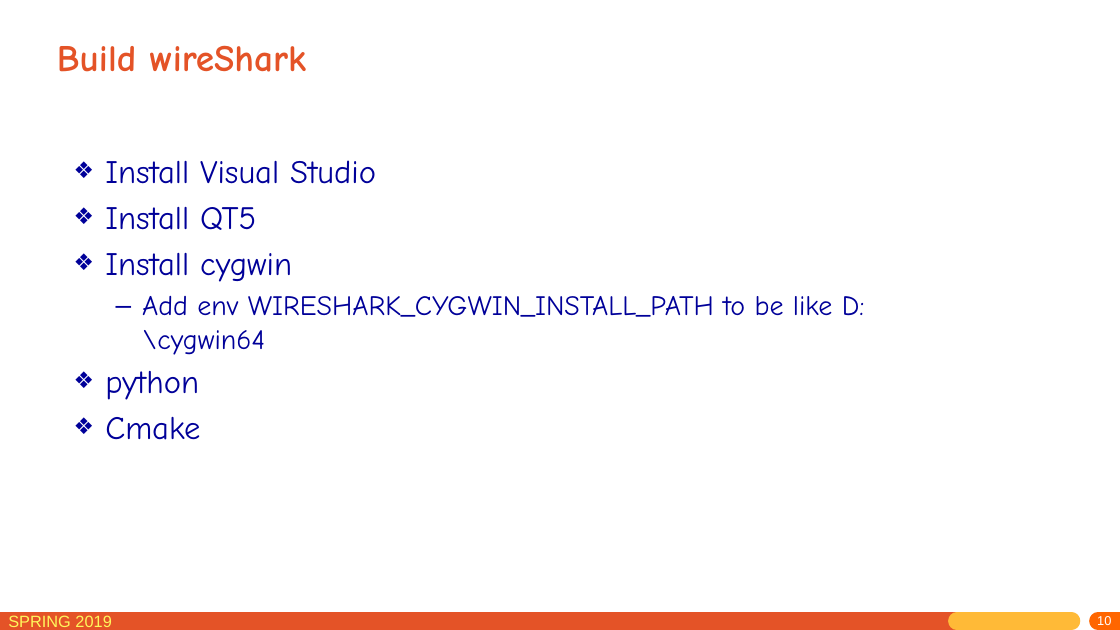
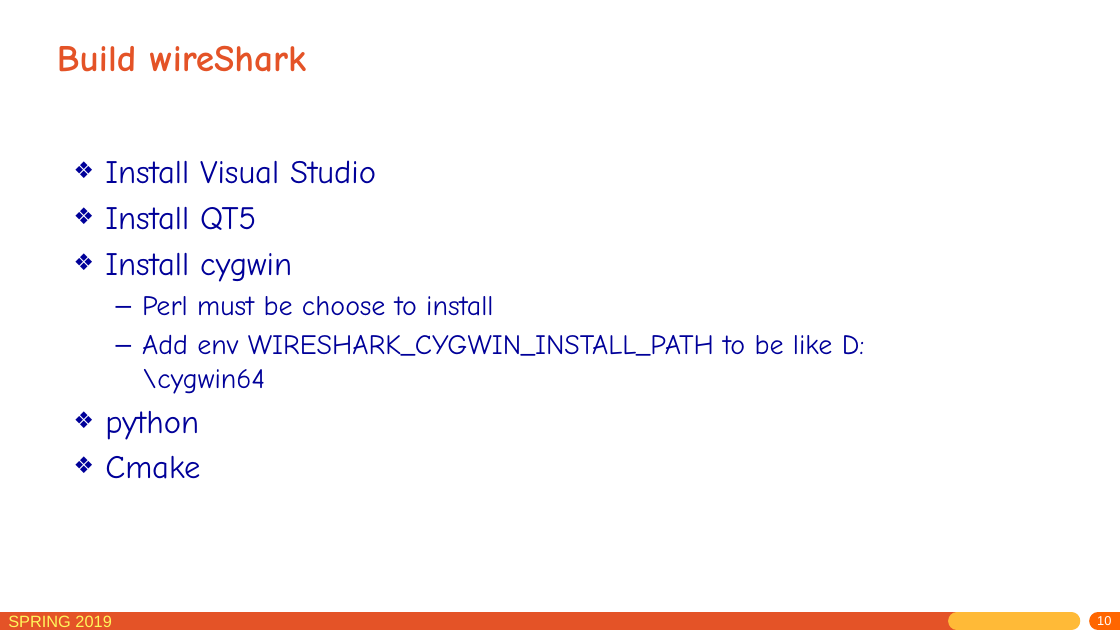
Before and after one commit to jichenghu/PPT_networkDistributed, a slide deck: slide 10 of lab_0.pptx. Drawn at 1120x630 pixels with LibreOffice and Linux fonts; fonts in the diff are those of the drawing. Boxes give left, top, right and bottom in pixels: in the first picture for what was removed or moved away, otherwise in the second. Text is boxed around its words. In the diff, an @@ line names an element or a change of style, - is before the commit and + after.

```diff
--- a/lab_0.pptx
+++ b/lab_0.pptx
@@ text at (x1=142, y1=296, x2=493, y2=316): paragraph added @@
+  – Perl must be choose to install
```
